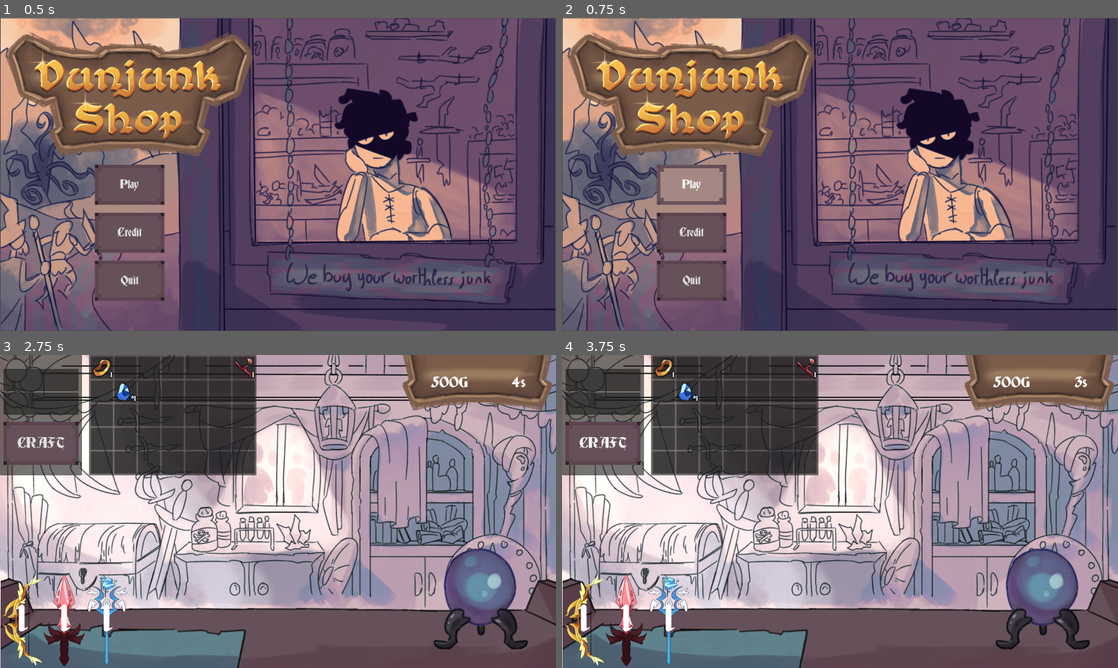
Above: before the commit, frames 1-4 (two rows, left to right).
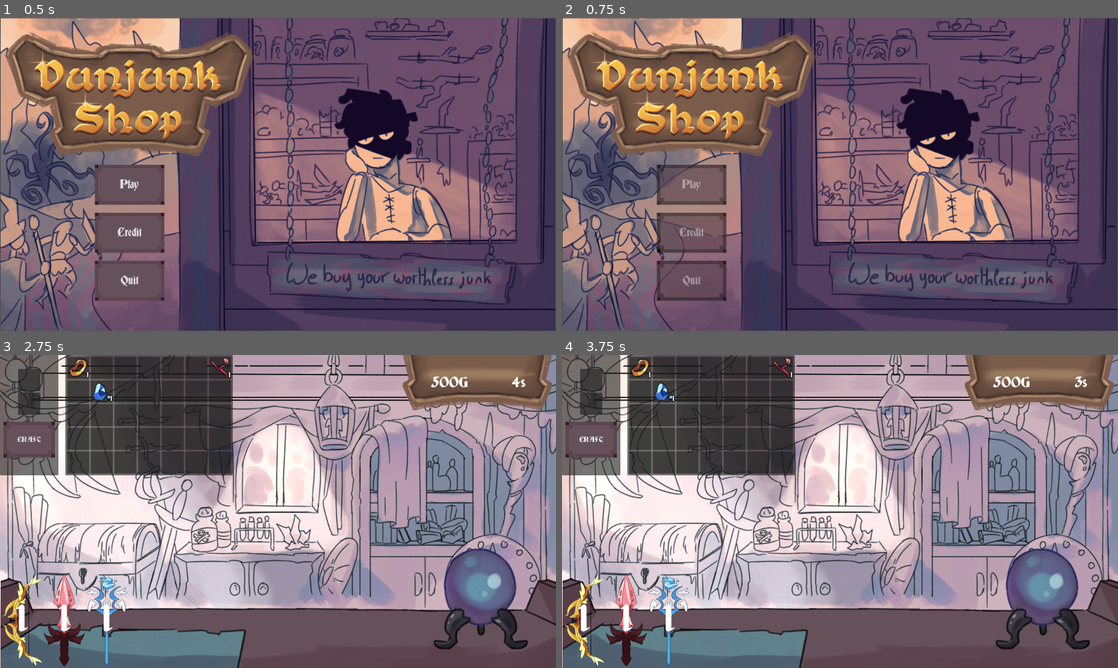
Above: after the commit, the same moments.

Repository: electron35/GMTK_Jam_Dunjunk_shop
Game: Godot game, scene res://GMTK_Jam/menuScene.tscn
Same seed, same stepped clock (60 frames per second), same inputs: the game is played once before the commit and once after it. The engine's default icon, where the game draws it, is replaced by a stand-in: a white triangle on a blue panel in a dark square. Sound files missing from this copy of the repository are replaced by a short silence.
Inputs (mouse positions are in pixels of both pictures, inside the frame that each line leads up to):
- Up to frame 1 (0.5 s): no input
- Up to frame 2 (0.75 s): click "Play" at 0.5 s
- Up to frame 3 (2.75 s): click (127, 520) at 1.25 s, where only the run before the commit has a clickable "Play"; click "Continue" at 2 s
- Up to frame 4 (3.75 s): click (1040, 599) at 2.75 s; click "CRAFT" at 3.5 s

Frame 1 is identical in both runs. In frame 2, 1.6% of the frame differs, in the area x 17-30%, y 46-91%; in frame 3, 4.9%, in the area x 0-47%, y 0-39%; in frame 4, 4.9%.

Commit message:
change MenuCraft

Diff:
--- a/GMTK_Jam/Nodes/Aventurier/aventurier.tscn
+++ b/GMTK_Jam/Nodes/Aventurier/aventurier.tscn
@@ -1,10 +1,7 @@
-[gd_scene load_steps=8 format=3 uid="uid://d3agiuxka5m62"]
+[gd_scene load_steps=5 format=3 uid="uid://d3agiuxka5m62"]
 
 [ext_resource type="Script" path="res://GMTK_Jam/script/Adventurer/aventurier.gd" id="1_fh4n0"]
 [ext_resource type="Texture2D" uid="uid://b6w7sbukoh72r" path="res://GMTK_Jam/Resources/sprite/WaF/WaF_Neutral.png" id="2_7oacq"]
-[ext_resource type="AudioStream" uid="uid://dn424aycka1cy" path="res://GMTK_Jam/Resources/Sound/Sfx/MAGE_GOOD.wav" id="3_uq0vd"]
-[ext_resource type="AudioStream" uid="uid://soqel88rhgsu" path="res://GMTK_Jam/Resources/Sound/Sfx/MAGE_HELLO.wav" id="4_mtmh7"]
-[ext_resource type="AudioStream" uid="uid://bwl6s263jc8ml" path="res://GMTK_Jam/Resources/Sound/Sfx/MAGE_BAD.wav" id="5_av8sf"]
 
 [sub_resource type="StyleBoxFlat" id="StyleBoxFlat_egohe"]
 bg_color = Color(0.6, 0.6, 0.6, 0)
@@ -33,16 +30,4 @@
 scale = Vector2(0.480032, 0.480032)
 texture = ExtResource("2_7oacq")
 
-[node name="GoodAudio" type="AudioStreamPlayer2D" parent="."]
-stream = ExtResource("3_uq0vd")
-volume_db = 10.0
-
-[node name="HelloAudio" type="AudioStreamPlayer2D" parent="."]
-stream = ExtResource("4_mtmh7")
-volume_db = 10.0
-
-[node name="BadAudio" type="AudioStreamPlayer2D" parent="."]
-stream = ExtResource("5_av8sf")
-volume_db = 20.0
-
 [connection signal="gui_input" from="CanvasLayer/ItemSlotUI" to="." method="_on_item_slot_ui_gui_input"]
--- a/GMTK_Jam/Nodes/Dungeon.gd
+++ b/GMTK_Jam/Nodes/Dungeon.gd
@@ -1,6 +1,7 @@
 extends Control
 
 @export var adventurer_power: int = 0
+@export var lootInDungeon: bool
 
 const mat_ref = [
 	preload("res://GMTK_Jam/ScriptableObjects/Instances/Materials/Ring.tres"),
--- a/GMTK_Jam/Nodes/Dungeon.tscn
+++ b/GMTK_Jam/Nodes/Dungeon.tscn
@@ -12,5 +12,3 @@
 script = ExtResource("1_65k7e")
 
 [node name="Timer" type="Timer" parent="."]
-
-[connection signal="timeout" from="Timer" to="." method="_on_timer_timeout"]
--- a/GMTK_Jam/UIElement/CraftUI.tscn
+++ b/GMTK_Jam/UIElement/CraftUI.tscn
@@ -20,10 +20,13 @@
 
 [node name="CraftingGrid" type="VBoxContainer" parent="MarginContainer/VBox"]
 layout_mode = 2
+size_flags_horizontal = 4
+size_flags_vertical = 4
 
 [node name="Button" type="Button" parent="MarginContainer/VBox"]
 layout_mode = 2
 theme = ExtResource("2_i6l44")
+theme_override_font_sizes/font_size = 20
 text = "CRAFT"
 
 [connection signal="pressed" from="MarginContainer/VBox/Button" to="." method="_on_button_pressed"]
--- a/GMTK_Jam/UIElement/CristalBall.gd
+++ b/GMTK_Jam/UIElement/CristalBall.gd
@@ -1,6 +1,7 @@
 extends MarginContainer
 
 var glow
+
 
 func _on_texture_rect_pressed():
 	Main.add_to_inventory()
--- a/GMTK_Jam/script/menuScene.gd
+++ b/GMTK_Jam/script/menuScene.gd
@@ -9,6 +9,9 @@
 
 func _on_jouer_pressed():
 	$ButtonSoundMage.play()
+	%Jouer.disabled=true
+	%Credits.disabled=true
+	%Quitter.disabled=true
 	await $ButtonSoundMage.finished
 	$Musique.stop()
 	$MarginContainer.show()
@@ -24,6 +27,9 @@
 
 func _on_quitter_pressed():
 	$ButtonSoundFight.play()
+	%Jouer.disabled=true
+	%Credits.disabled=true
+	%Quitter.disabled=true
 	await $ButtonSoundFight.finished
 	get_tree().quit()
 	pass # Replace with function body.
